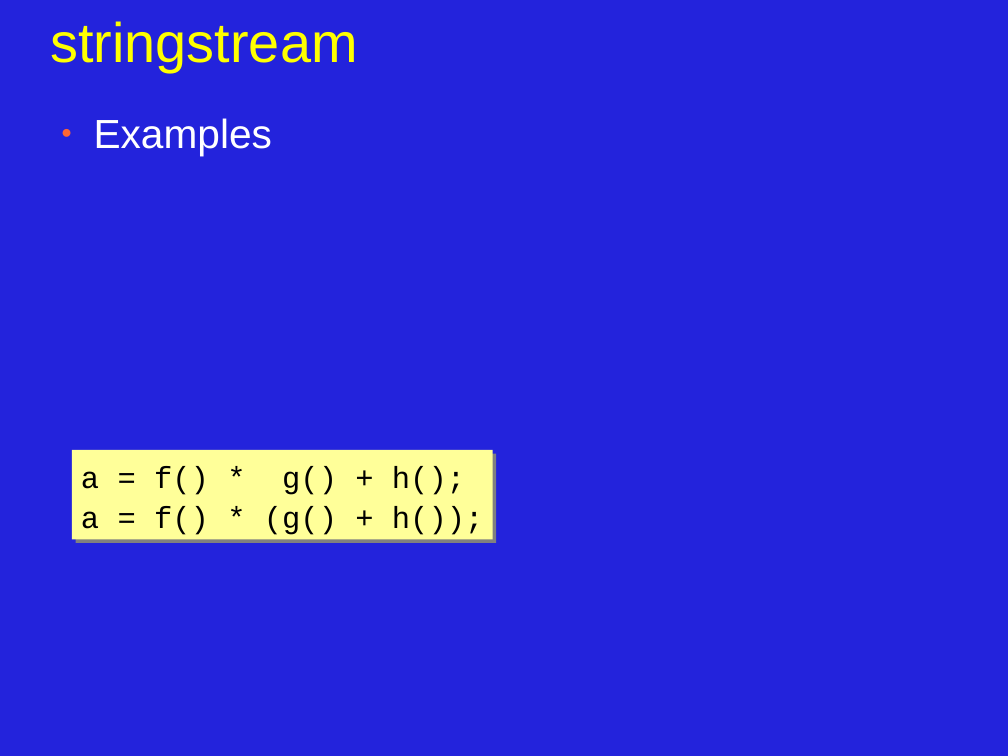
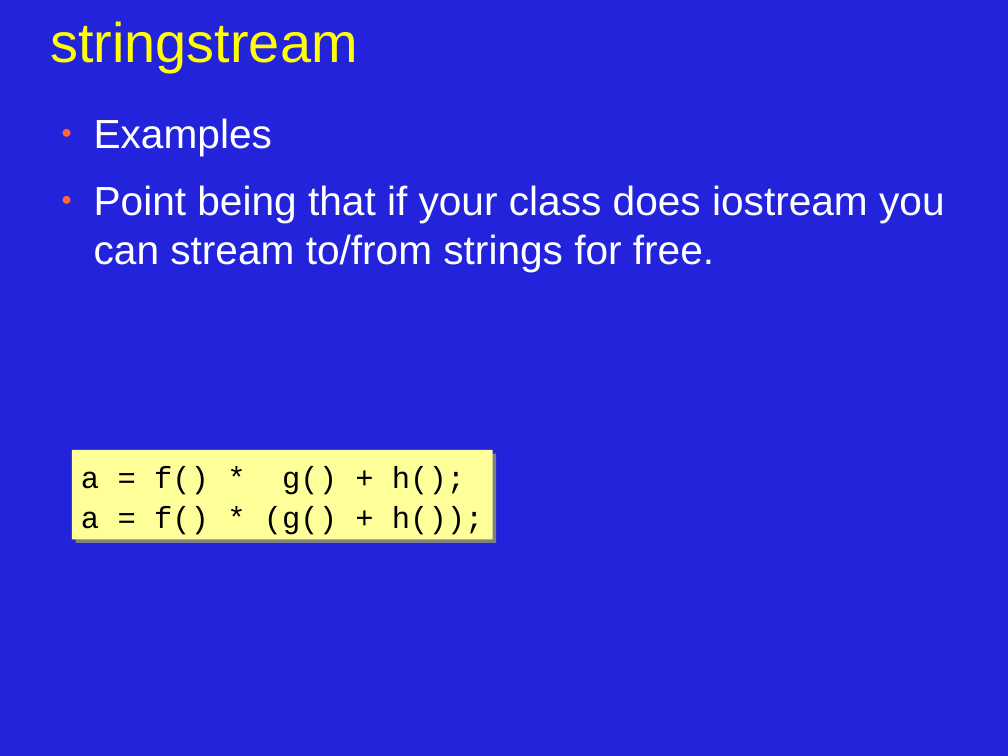
Before and after one commit to JonJagger/two-day-courses, a slide deck: slide 11 of cppf/07_Standard_Libraries.odp (slide 7 before the commit). Drawn at 1008x756 pixels with LibreOffice and Linux fonts; fonts in the diff are those of the drawing. Boxes give left, top, right and bottom in pixels: in the first picture for what was removed or moved away, otherwise in the second. Text is boxed around its words. In the diff, an @@ line names an element or a change of style, - is before the commit and + after.

```diff
--- a/cppf/07_Standard_Libraries.odp
+++ b/cppf/07_Standard_Libraries.odp
@@ text at [94, 185, 945, 271]: paragraph added @@
+● Point being that if your class does iostream you can stream to/from strings for free.
```
Also in this commit, not shown: 3 other slides changed, 6 slides added, 2 slides removed.
